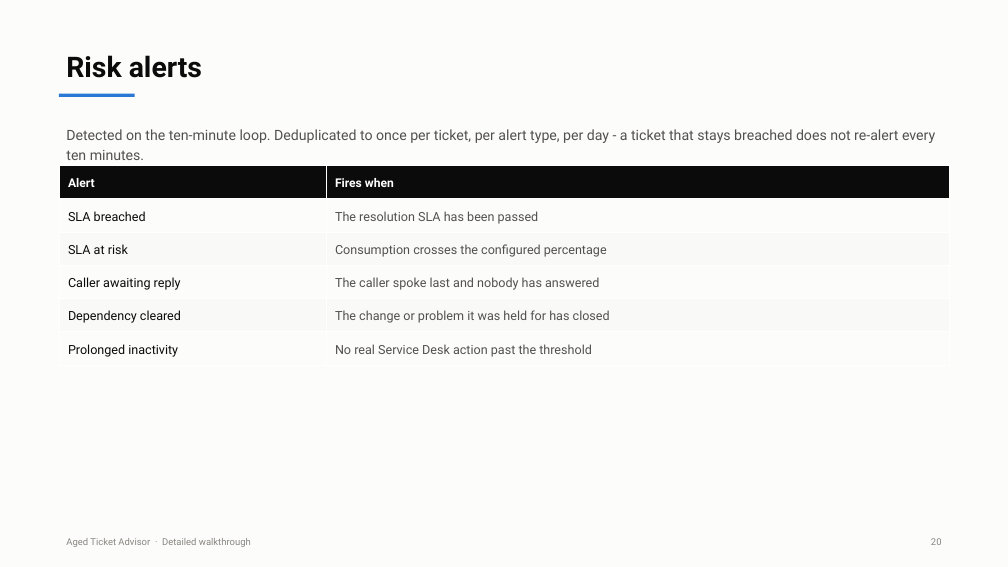
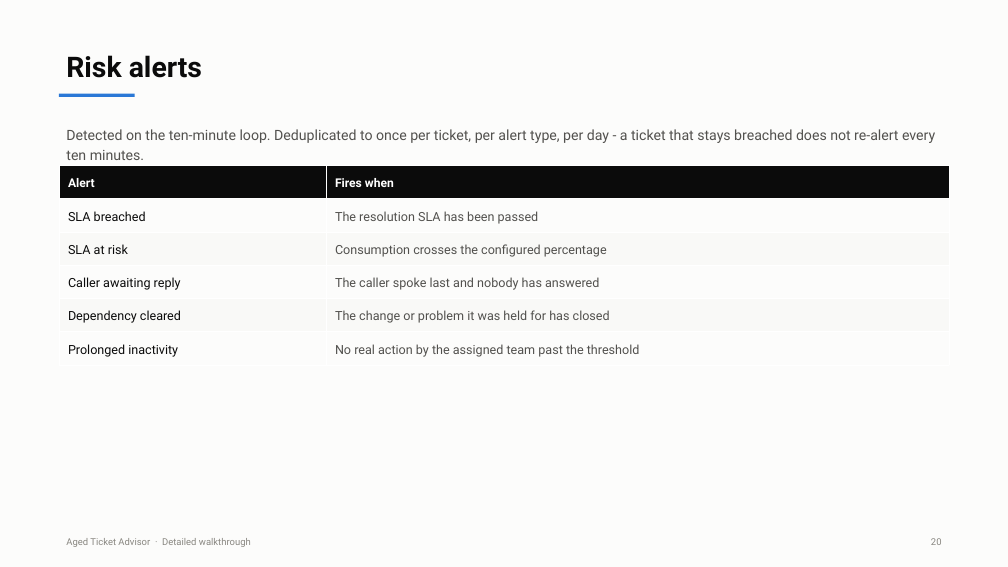
Before and after one commit to rakshith2000/SD-Advisor, a slide deck: slide 21 of docs/Aged_Ticket_Advisor_Detailed.pptx. Drawn at 1008x567 pixels with LibreOffice and Linux fonts; fonts in the diff are those of the drawing. Boxes give left, top, right and bottom in pixels: in the first picture for what was removed or moved away, otherwise in the second. Text is boxed around its words. In the diff, an @@ line names an element or a change of style, - is before the commit and + after.

```diff
--- a/docs/Aged_Ticket_Advisor_Detailed.pptx
+++ b/docs/Aged_Ticket_Advisor_Detailed.pptx
@@ table at (59,166,949,365) @@
-row 6, column 2: No real Service Desk action past the threshold
+row 6, column 2: No real action by the assigned team past the threshold
```
Also in this commit, not shown: 6 other slides changed, 29 other files.
